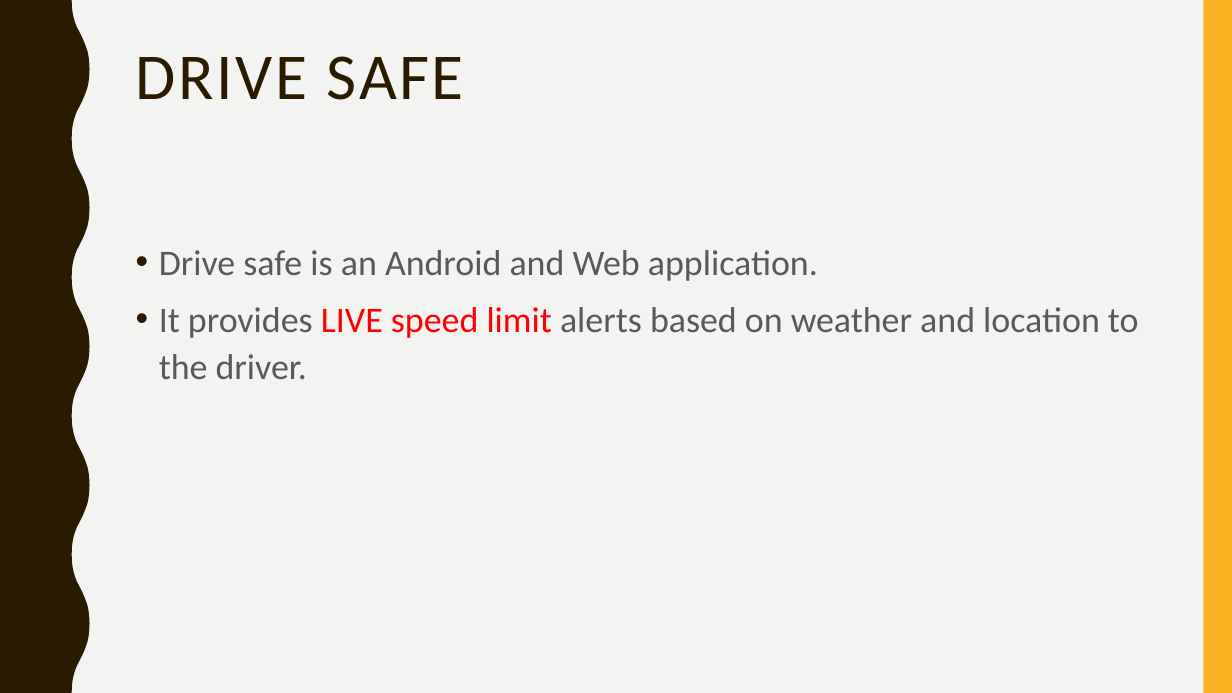
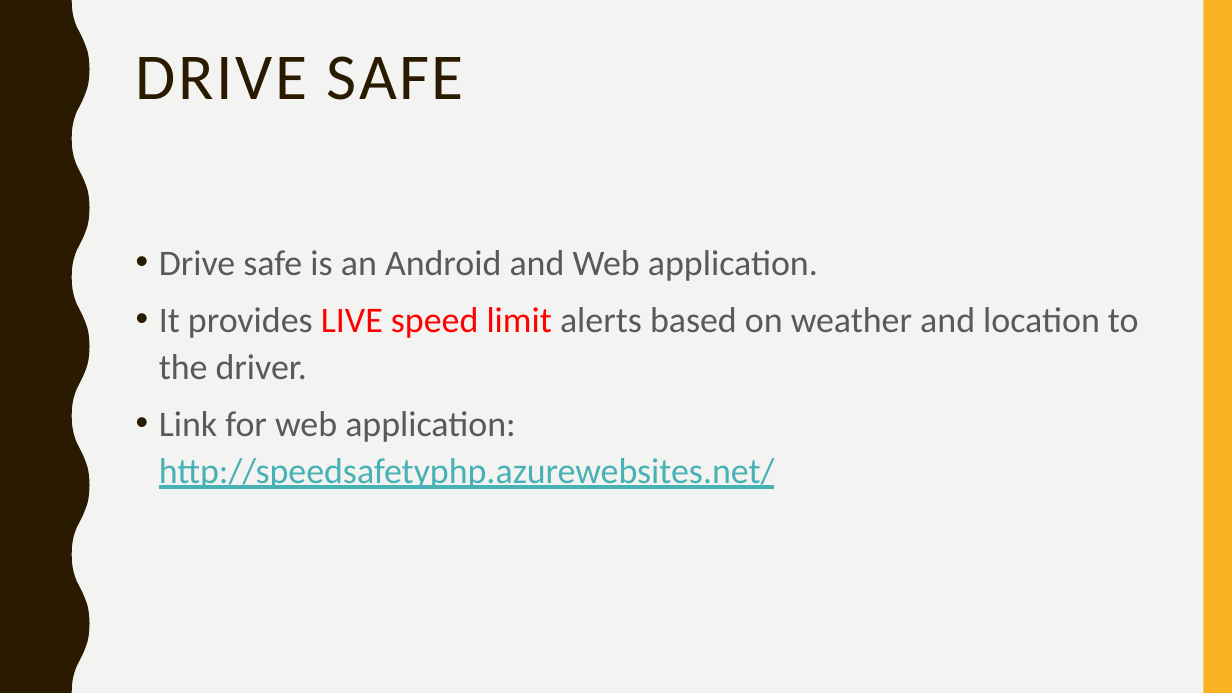
Before and after one commit to siddhantfriends/Drive-Safe, a slide deck: slide 4 of Drive Safe.pptx. Drawn at 1232x693 pixels with LibreOffice and Linux fonts; fonts in the diff are those of the drawing. Boxes give left, top, right and bottom in pixels: in the first picture for what was removed or moved away, otherwise in the second. Text is boxed around its words. In the diff, an @@ line names an element or a change of style, - is before the commit and + after.

Commit message:
Link added to presentation

```diff
--- a/Drive Safe.pptx
+++ b/Drive Safe.pptx
@@ text at (x1=159, y1=411, x2=775, y2=489): paragraph added @@
+• Link for web application:
+  http://speedsafetyphp.azurewebsites.net/
```
